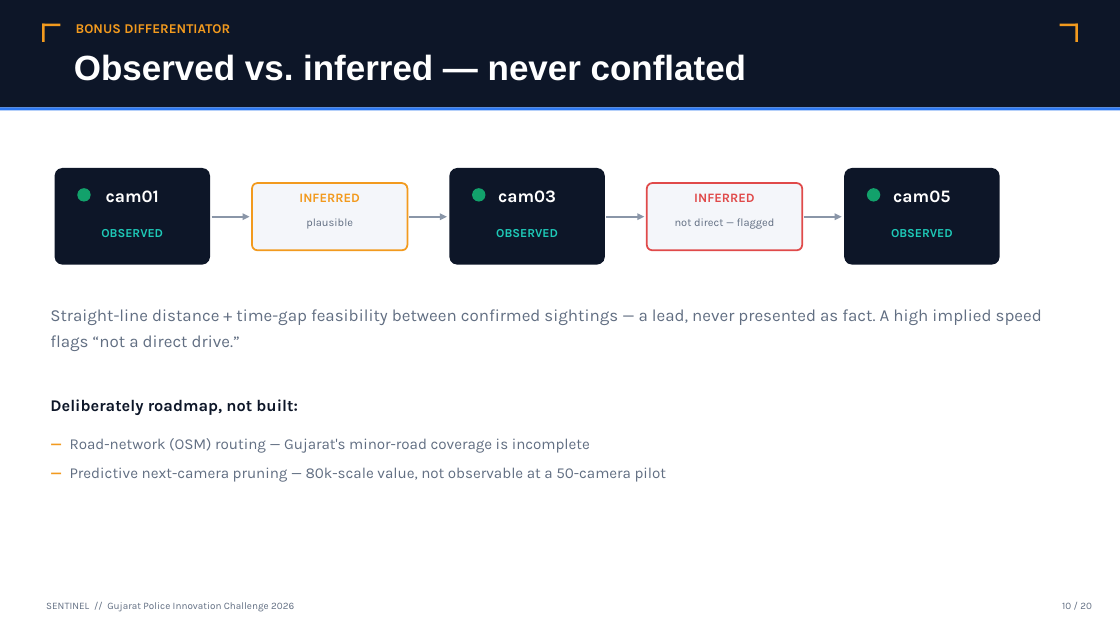
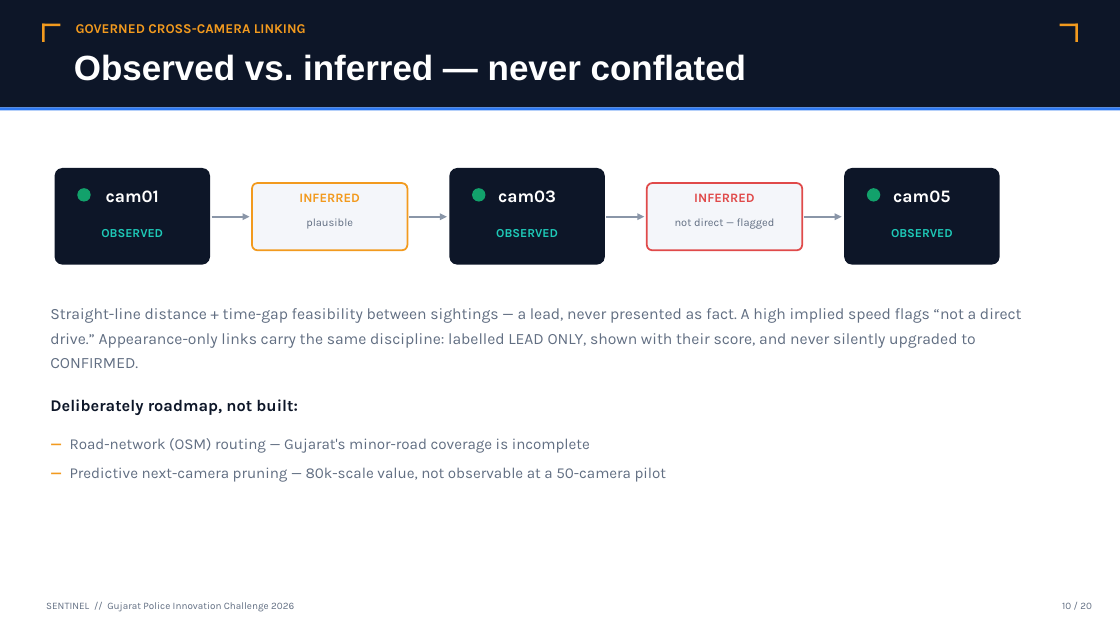
Before and after one commit to lekkalaharsha/sentinel-gujarat-police, a slide deck: slide 11 of docs/assets/Sentinel_Solution_Presentation.pptx. Drawn at 1120x630 pixels with LibreOffice and Linux fonts; fonts in the diff are those of the drawing. Boxes give left, top, right and bottom in pixels: in the first picture for what was removed or moved away, otherwise in the second. Text is boxed around its words. In the diff, an @@ line names an element or a change of style, - is before the commit and + after.

```diff
--- a/docs/assets/Sentinel_Solution_Presentation.pptx
+++ b/docs/assets/Sentinel_Solution_Presentation.pptx
@@ text at box(76, 24, 306, 33): text changed @@
-BONUS DIFFERENTIATOR
+GOVERNED CROSS-CAMERA LINKING
@@ text at box(50, 308, 1022, 368): text changed; size 14.5 to 13.5 pt @@
-Straight-line distance + time-gap feasibility between confirmed sightings — a lead, never presented as fact. A high implied speed flags “not a direct drive.”
+Straight-line distance + time-gap feasibility between sightings — a lead, never presented as fact. A high implied speed flags “not a direct drive.” Appearance-only links carry the same discipline: labelled LEAD ONLY, shown with their score, and never silently upgraded to CONFIRMED.
```
Also in this commit, not shown: 13 other slides changed, 1 slide added, 1 slide removed, 1 other file.
